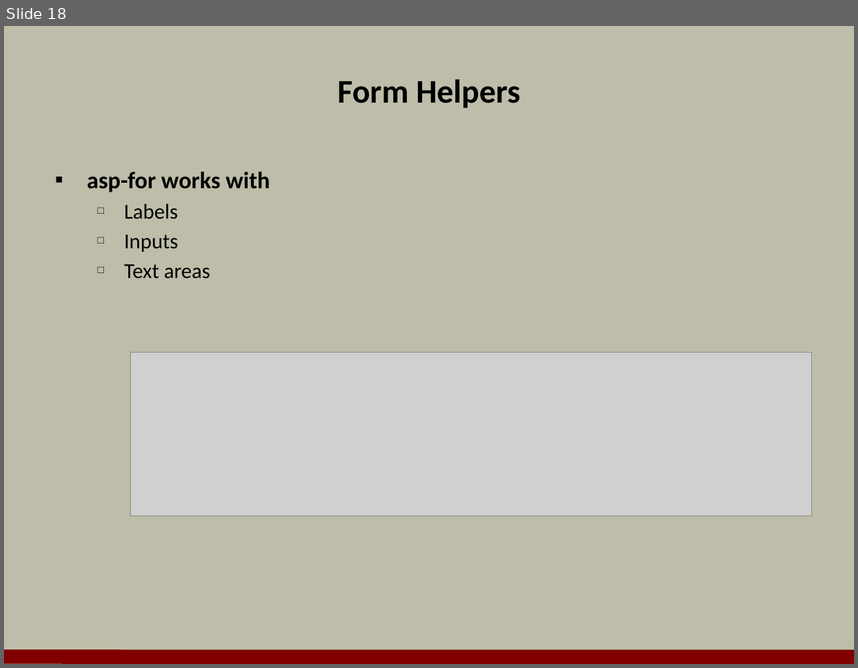
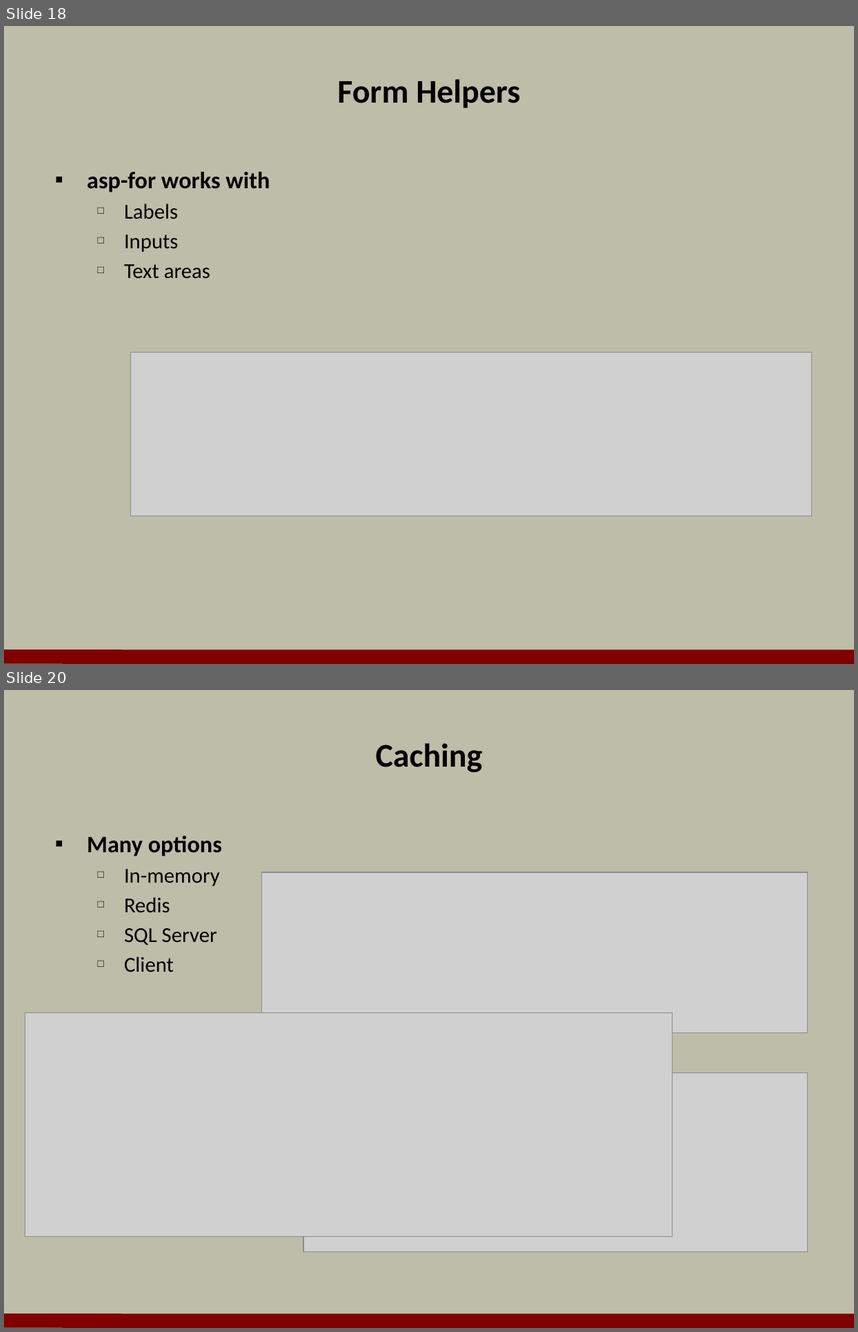
Before and after one commit to OdeToCode/classes, a slide deck: aspnet5/slides/a2_mvc6.pptx. Shown one above the other, each under a label of ours: slide 18 before the commit, slides 18 and 20 after it; the slides between them are not shown. The pictures are 858x668 and 858x1332 pixels, drawn with LibreOffice and Linux fonts; fonts in the diff are those of the drawing; grey boxes stand for pictures; background and template pictures are left out. Boxes give left, top, right and bottom in pixels: in the first picture for what was removed or moved away, otherwise in the second. Text is boxed around its words. In the diff, an @@ line names an element or a change of style, - is before the commit and + after.

```diff
--- a/aspnet5/slides/a2_mvc6.pptx
+++ b/aspnet5/slides/a2_mvc6.pptx
@@ slide 20 added at [4,690,854,1328], background #BDBDA9; not listed: 1 template element that a slide beside it also shows @@
@@ title added at [376,743,483,772], 28 pt, text #000000, bold @@
+Caching
@@ text added at [87,836,222,972], 18 pt, text #000000 @@
+▪ Many options
+  □ In-memory
+  □ Redis
+  □ SQL Server
+  □ Client
@@ picture added at [261,872,807,1032] @@
@@ picture added at [25,1013,672,1236] @@
@@ picture added at [303,1072,807,1251] @@
```
Also in this commit, not shown: 3 slides changed, 2 other slides added, 5 slides removed, 3 other files.
